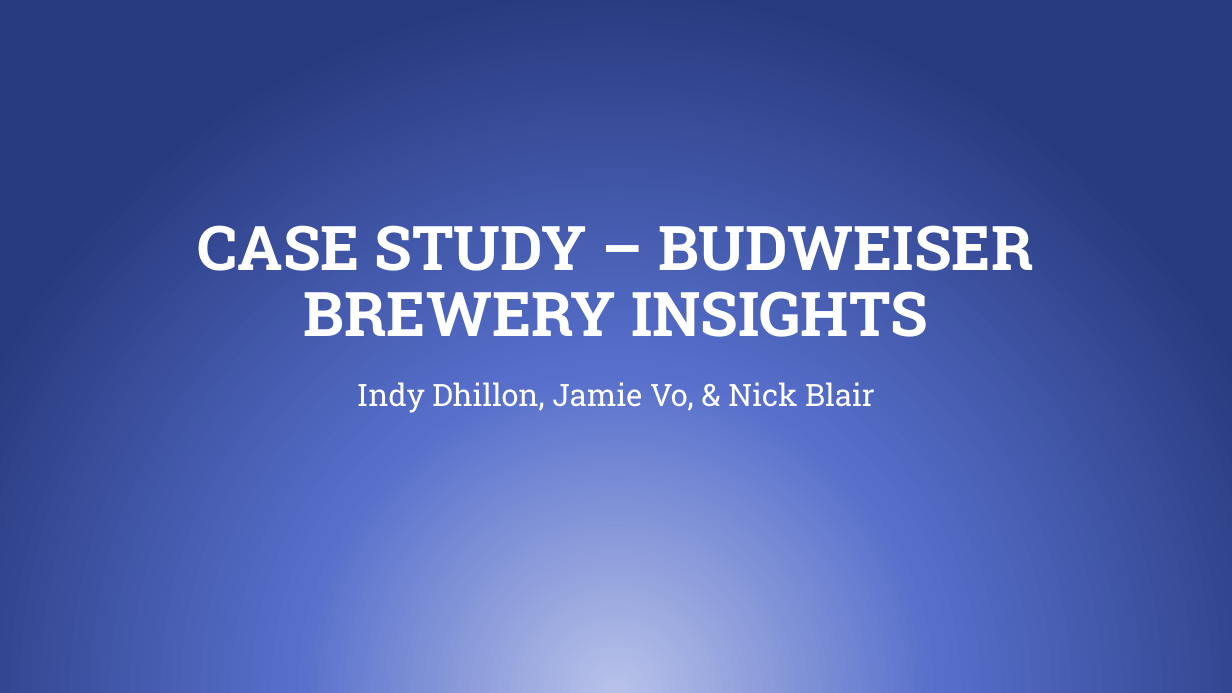
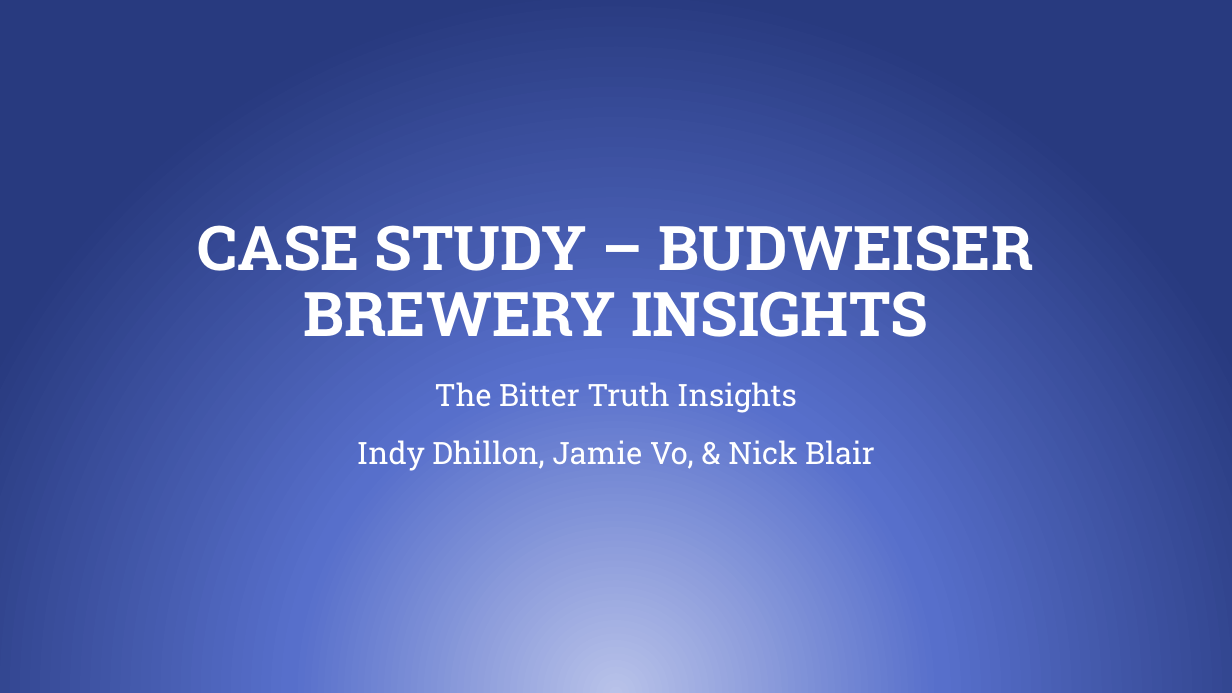
Before and after one commit to IndyD/MSDS-6306-case-study-1, a slide deck: slide 1 of Case Study – Budweiser Brewery Insights.pptx. Drawn at 1232x693 pixels with LibreOffice and Linux fonts; fonts in the diff are those of the drawing. Boxes give left, top, right and bottom in pixels: in the first picture for what was removed or moved away, otherwise in the second. Text is boxed around its words. In the diff, an @@ line names an element or a change of style, - is before the commit and + after.

```diff
--- a/Case Study – Budweiser Brewery Insights.pptx
+++ b/Case Study – Budweiser Brewery Insights.pptx
@@ subtitle at box(435, 382, 797, 413): paragraph added @@
+The Bitter Truth Insights
```
Also in this commit, not shown: 3 other slides changed, 7 slides added.
